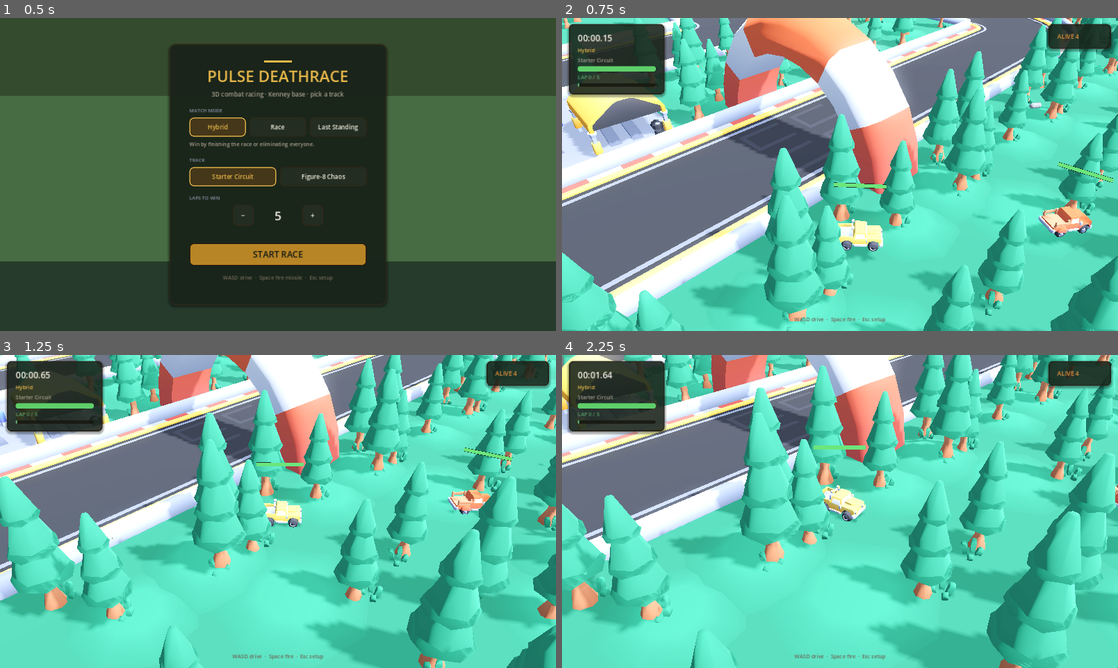
Above: before the commit, frames 1-4 (two rows, left to right).
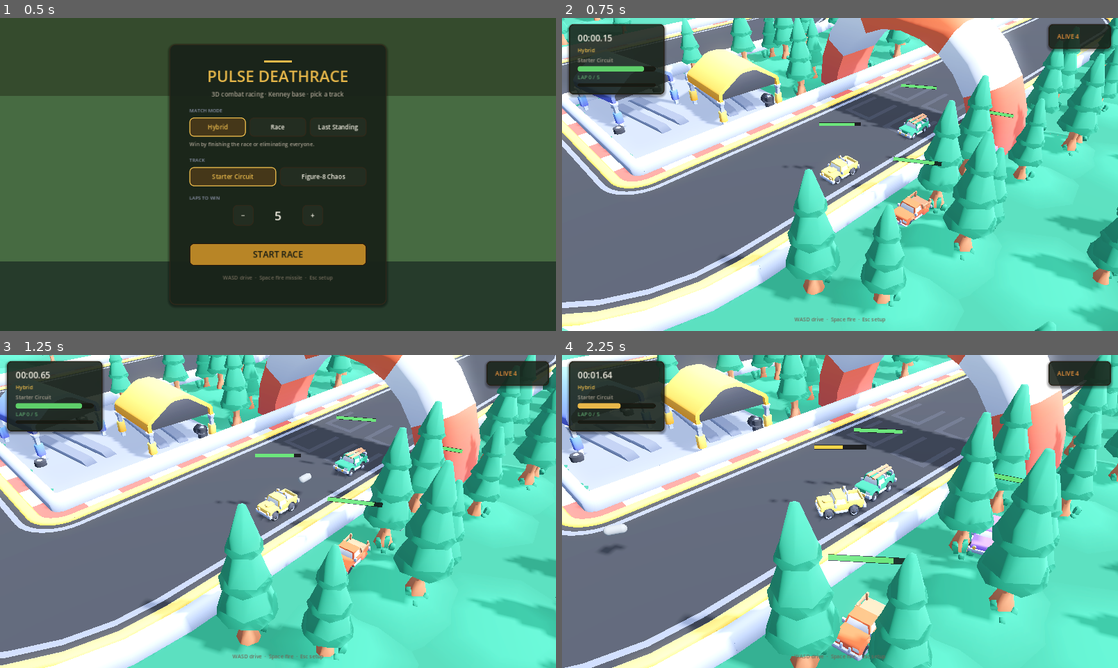
Above: after the commit, the same moments.

Repository: Jackthegr8at/PULSE_DeathRace
Game: Godot game, scene res://scenes/Setup.tscn
The game is run twice, just before and just after one commit, with the same random seed, the same clock (stepped at 60 frames per second) and the same inputs.
Inputs:
- Up to frame 1 (0.5 s): no input
- Up to frame 2 (0.75 s): click "START RACE" at 0.5 s
- Up to frame 3 (1.25 s): no input
- Up to frame 4 (2.25 s): hold D (right) 1.28-2.03 s; tap Space (bounce) at 1.35, 2.1 s; hold S (back) from 2.03 s (still down)

Frame 1 is identical in both runs. In frame 2, 66% of the frame differs, in the area x 0-100%, y 0-100%; in frame 3, 77%; in frame 4, 80%.

Commit message:
fix: pack car spawns on SpawnPoint asphalt with ground snap
Stop using approximate path points for placement; grid near Kenney
start marker and raycast down onto the track.

Diff:
--- a/scripts/race/Race3D.gd
+++ b/scripts/race/Race3D.gd
@@ -95,23 +95,37 @@
 	if model_path != null and str(model_path) != "":
 		_swap_model(veh, str(model_path))
 
-	# Align physics sphere + visual with spawn (on-track, facing path)
-	var pos := spawn.origin + Vector3(0, 0.55, 0)
+	# Snap to ground under spawn so cars sit on GridMap asphalt, not float/clip
+	var pos := _snap_spawn_to_ground(spawn.origin)
 	var basis := spawn.basis.orthonormalized()
 	var sphere := veh.get_node_or_null("Sphere") as RigidBody3D
 	if sphere:
 		sphere.global_transform = Transform3D(Basis.IDENTITY, pos)
 		sphere.linear_velocity = Vector3.ZERO
 		sphere.angular_velocity = Vector3.ZERO
+	var model_pos := pos - Vector3(0, 0.65, 0)
 	var container := veh.get_node_or_null("Container") as Node3D
 	if container:
-		# Container follows sphere in physics; set facing for first frames
-		container.global_transform = Transform3D(basis, pos - Vector3(0, 0.65, 0))
-	veh.global_position = spawn.origin
-	# Sync model yaw so first missile / AI frame faces the path
+		container.global_transform = Transform3D(basis, model_pos)
 	if veh.vehicle_model:
-		veh.vehicle_model.global_transform = Transform3D(basis, pos - Vector3(0, 0.65, 0))
+		veh.vehicle_model.global_transform = Transform3D(basis, model_pos)
+	veh.global_position = Vector3(pos.x, 0.0, pos.z)
 	return veh
+
+
+func _snap_spawn_to_ground(origin: Vector3) -> Vector3:
+	## Raycast down onto track/ground; fall back to spawn height + hover.
+	var space := get_world_3d().direct_space_state
+	if space == null:
+		return origin + Vector3(0, 0.55, 0)
+	var from := origin + Vector3(0, 8.0, 0)
+	var to := origin + Vector3(0, -20.0, 0)
+	var q := PhysicsRayQueryParameters3D.create(from, to)
+	q.collision_mask = 1 # world / grid
+	var hit := space.intersect_ray(q)
+	if hit and hit.has("position"):
+		return hit.position + Vector3(0, 0.55, 0)
+	return origin + Vector3(0, 0.55, 0)
 
 
 func _swap_model(veh: Vehicle, glb_path: String) -> void:
--- a/scripts/tracks_3d/Track3DBase.gd
+++ b/scripts/tracks_3d/Track3DBase.gd
@@ -30,35 +30,23 @@
 
 
 func get_spawn_transforms(count: int) -> Array[Transform3D]:
-	## Place all cars ON the race path near the start (staggered along the ribbon).
-	_ensure_race_path()
+	## Pack player + AI on the SpawnPoint asphalt (Kenney start). Do NOT use the
+	## approximate Path3D for placement — it drifts off the GridMap road.
+	var base := get_spawn_transform()
 	var result: Array[Transform3D] = []
-	if race_path == null or race_path.curve == null or race_path.curve.get_baked_length() < 1.0:
-		var base := get_spawn_transform()
-		for i in count:
-			result.append(Transform3D(base.basis, base.origin + base.basis.z * (i * 2.0)))
-		return result
-
-	var length := race_path.curve.get_baked_length()
-	# Start a bit past the finish marker so everyone is on asphalt
-	var start_off := 2.0
-	var spacing := 3.2
+	# Identity basis at Kenney start faces +Z down the road; keep that facing.
+	var basis := base.basis.orthonormalized()
+	var right := basis.x
+	var forward := basis.z
+	# Road is narrow: 2 columns, rows stacked slightly BEHIND start so all stay on tile
 	for i in count:
-		var off := fmod(start_off + float(i) * spacing, length)
-		var pos := race_path.to_global(race_path.curve.sample_baked(off))
-		var ahead := race_path.to_global(race_path.curve.sample_baked(fmod(off + 1.5, length)))
-		var dir := ahead - pos
-		dir.y = 0.0
-		if dir.length_squared() < 0.001:
-			dir = Vector3(0, 0, 1)
-		else:
-			dir = dir.normalized()
-		# Kenney forward is +Z — build basis with Z = drive direction
-		var basis := Basis.looking_at(dir, Vector3.UP)
-		# looking_at aligns -Z to dir; rotate 180° so +Z faces dir
-		basis = basis.rotated(Vector3.UP, PI)
-		pos.y = 0.25
-		result.append(Transform3D(basis, pos))
+		var col := i % 2
+		var row := int(i / 2.0)
+		var lateral := (float(col) - 0.5) * 1.6 # ~±0.8 m from centerline
+		var along := -float(row) * 2.2 # behind spawn, still on straight
+		var origin := base.origin + right * lateral + forward * along
+		origin.y = base.origin.y
+		result.append(Transform3D(basis, origin))
 	return result
 
 
